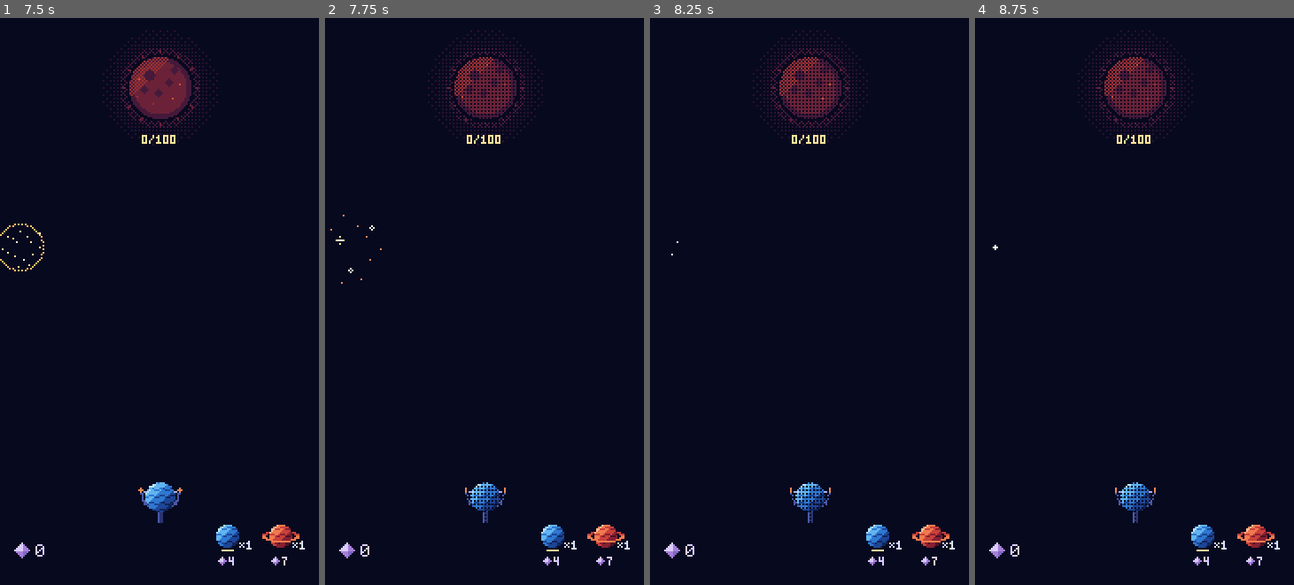
Above: before the commit, frames 1-4 (left to right).
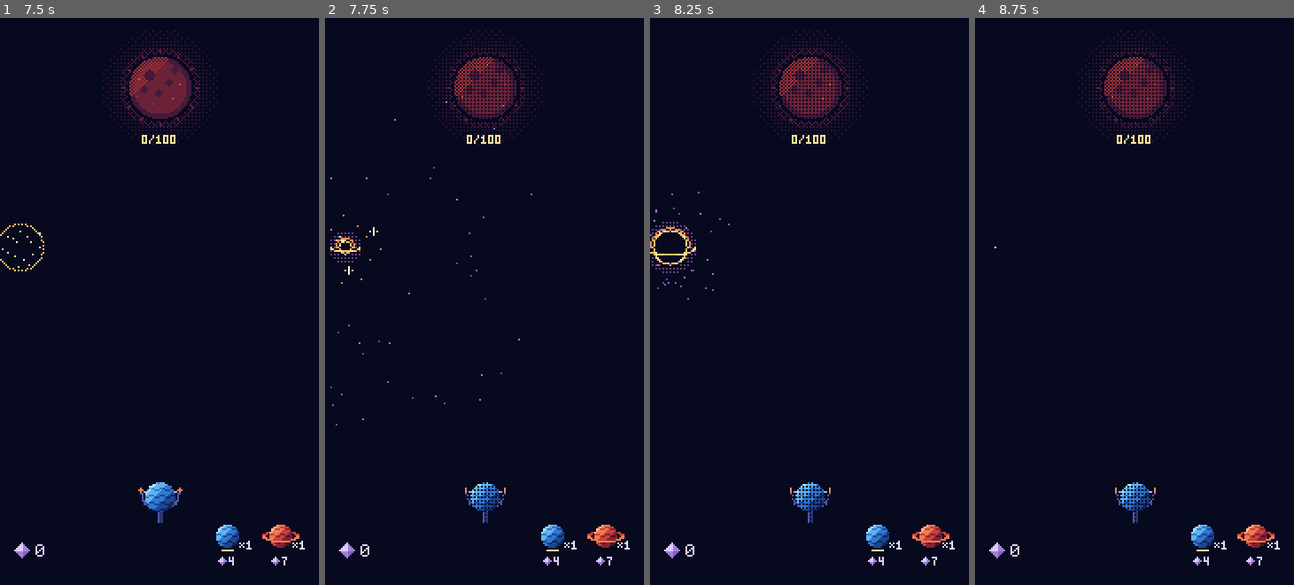
Above: after the commit, the same moments.

Repository: mrafael1/DustInSpace
Game: Godot game, scene res://game/scenes/main.tscn
Same seed, same stepped clock (60 frames per second), same inputs: the game is played once before the commit and once after it.
Inputs (mouse positions are in pixels of both pictures, inside the frame that each line leads up to):
- Up to frame 1 (7.5 s): tap Enter at 0.5, 2, 3.5 s; move the mouse to (229, 273) at 0.52 s; hold Shift 0.53-1.25 s; click (229, 273) at 0.67 s; tap Space at 1.25, 2.75, 4.25 s; drag from (95, 329) to (143, 414) at 1.27 s; move the mouse to (191, 176) at 2.02 s; tap Ctrl at 2.1 s; click (191, 176) at 2.17 s; drag from (143, 414) to (63, 216) at 2.77 s; move the mouse to (255, 386) at 3.52 s; tap B at 3.6 s; click (255, 386) at 3.67 s; drag from (63, 216) to (111, 159) at 4.27 s; move the mouse to (175, 301) at 5.02 s; tap Alt at 5.1 s; click (175, 301) at 5.17 s; drag from (111, 159) to (95, 329) at 5.77 s; move the mouse to (229, 273) at 6.52 s; tap L at 6.6 s; click (229, 273) at 6.67 s; drag from (95, 329) to (143, 414) at 7.27 s
- Up to frame 2 (7.75 s): no input
- Up to frame 3 (8.25 s): move the mouse to (841, 176) at 8.02 s; hold Shift from 8.03 s (still down); click (841, 176) at 8.17 s
- Up to frame 4 (8.75 s): keep holding Shift

Frame 1 is identical in both runs. In frame 2, 0.3% of the frame differs, in the area x 1-65%, y 14-72%; in frame 3, 0.4%, in the area x 0-25%, y 30-50%; in frame 4, less than 0.1%.

Commit message:
feat: the Big Bang collapses into a black hole
A black hole opens at the burst point during the collapse: an N0 disc in
a C2 photon ring with travelling C0 highlights, the accretion disc's far
side lensed into a C3 arc over the top and its near side crossing in
front, in a faint C5 halo. Stars spiral into it instead of sliding in
straight, 60 cool specks of sky dust spiral in with them, and the hole
implodes into the white point before the bang.

Co-Authored-By: Claude Opus 5.5 <noreply@anthropic.com>

Diff:
--- a/game/fx/big_bang.gd
+++ b/game/fx/big_bang.gd
@@ -3,9 +3,13 @@
 ## The Big Bang, played when big_bang_started plays (game-feel skill, "Big Bang script"):
 ## 1. It opens exactly like a normal burst (the launcher's ring, sparks, and the Sky's decoy
 ##    stars flying out) to keep the surprise.
-## 2. At FREEZE_AT the sky darkens and every star is pulled into the burst point (the Sky
-##    collapses them, ease-in over COLLAPSE_TIME).
-## 3. Only a 1-2 px white point pulses for PAUSE_TIME. (Silence: no audio exists yet.)
+## 2. At FREEZE_AT the sky darkens and a black hole opens at the burst point: an N0 disc in a
+##    bright photon ring, the far side of its accretion disc lensed into an arc over the top and
+##    the near side crossing in front (never a ringed planet: that's the red pack). Every star
+##    spirals into it (the Sky collapses them, ease-in over COLLAPSE_TIME) and cool specks of
+##    sky dust spiral in too.
+## 3. The hole implodes into a 1-2 px white point that pulses until the bang. (Silence: no
+##    audio exists yet.)
 ## 4. The bang: a full-screen flash fading in dithered steps, 3 staggered shockwave rings and
 ##    about 200 multi-colour palette pixels; a "BIG BANG" banner with the dust for BANNER_TIME.
 ## 5. The dust streams to the counter (CollectParticles).
@@ -18,6 +22,26 @@
 const FREEZE_AT: float = 0.26
 const COLLAPSE_TIME: float = 0.75
 const PAUSE_TIME: float = 0.5
+## How far stars and specks turn around the hole as they fall in.
+const SWIRL: float = 0.35
+## The black hole: grows to HOLE_RADIUS over the collapse, then implodes at the start of the pause.
+const HOLE_RADIUS: int = 9
+const HOLE_IMPLODE: float = 0.15
+## The accretion disc's near side: a flat ellipse this far past the hole, dashed, crossing in
+## front of it. Its dashes, and the photon ring's highlights, move one step per DISC_SPIN_STEP.
+const DISC_GAP: int = 5
+const DISC_TILT: float = 0.3
+const DISC_DASHES: int = 14
+const DISC_SPIN_STEP: float = 0.05
+## The photon ring's C0 highlights: one in this many steps of the ring.
+const PHOTON_HIGHLIGHT: int = 4
+## A faint C5 halo out to this far past the hole.
+const HOLE_HALO: int = 6
+## Sky dust drawn into the hole while it collapses. Cool colours: it isn't worth anything.
+const SPECKS: int = 60
+const SPECK_REACH_MIN: float = 40.0
+const SPECK_REACH_MAX: float = 140.0
+const SPECK_COLOURS: Array[Color] = [Palette.N6, Palette.N7, Palette.N8]
 const BANG_AT: float = FREEZE_AT + COLLAPSE_TIME + PAUSE_TIME
 const INPUT_BACK_AFTER: float = 1.1
 const BANNER_TIME: float = 2.5
@@ -49,6 +73,9 @@
 var _debris_reach: Array[Vector2] = []
 var _debris_life: Array[float] = []
 var _debris_colour: Array[Color] = []
+## One entry per speck: where it starts, as an offset from the burst point, and its colour.
+var _speck_from: Array[Vector2] = []
+var _speck_colour: Array[Color] = []
 var _rng := RandomNumberGenerator.new()
 var _darken: ImageTexture
 var _flashes: Array[ImageTexture] = []
@@ -82,8 +109,18 @@
 		return
 	if _time >= FREEZE_AT and _time < BANG_AT:
 		draw_texture_rect(_darken, Rect2(Vector2.ZERO, Vector2(SCREEN)), true)
-	if _time >= FREEZE_AT + COLLAPSE_TIME and _time < BANG_AT:
-		for offset: Vector2i in point_pixels(_time - FREEZE_AT - COLLAPSE_TIME):
+	var since_freeze: float = _time - FREEZE_AT
+	if since_freeze >= 0.0 and since_freeze < COLLAPSE_TIME:
+		var k: float = since_freeze / COLLAPSE_TIME
+		for i: int in _speck_from.size():
+			_dot(self, _burst + StarView.collapse_point(Vector2i(_speck_from[i]), Vector2i.ZERO, k, SWIRL), _speck_colour[i])
+	var radius: int = hole_radius(since_freeze)
+	if radius > 0:
+		var dots: Dictionary[Vector2i, Color] = hole_pixels(radius, floori(since_freeze / DISC_SPIN_STEP))
+		for offset: Vector2i in dots:
+			_dot(self, _burst + offset, dots[offset])
+	if since_freeze >= COLLAPSE_TIME + HOLE_IMPLODE and _time < BANG_AT:
+		for offset: Vector2i in point_pixels(since_freeze - COLLAPSE_TIME - HOLE_IMPLODE):
 			_dot(self, _burst + offset, Palette.C0)
 
 
@@ -126,6 +163,53 @@
 	_banner.visible = _time >= BANG_AT and _time < BANG_AT + BANNER_TIME
 	queue_redraw()
 	_front.queue_redraw()
+
+
+## The black hole's radius `t` seconds after the freeze: easing out to HOLE_RADIUS over the
+## collapse, then imploding to nothing over HOLE_IMPLODE. 0 means no hole.
+static func hole_radius(t: float) -> int:
+	if t < 0.0 or t >= COLLAPSE_TIME + HOLE_IMPLODE:
+		return 0
+	if t < COLLAPSE_TIME:
+		var u: float = t / COLLAPSE_TIME
+		return maxi(roundi(HOLE_RADIUS * (1.0 - (1.0 - u) * (1.0 - u))), 1)
+	return maxi(roundi(HOLE_RADIUS * (1.0 - (t - COLLAPSE_TIME) / HOLE_IMPLODE)), 1)
+
+
+## The hole's pixels, back to front: a faint dithered C5 halo, the lensed far side of the
+## accretion disc as a C3 arc over the top, the N0 disc in a C2 photon ring with travelling C0
+## highlights, then the disc's near side crossing in front, dashed C1/C2. `spin` moves the
+## highlights and dashes one step, so it turns without rotating a sprite.
+static func hole_pixels(radius: int, spin: int) -> Dictionary[Vector2i, Color]:
+	var dots: Dictionary[Vector2i, Color] = {}
+	var reach: int = radius + HOLE_HALO
+	for dy: int in range(-reach, reach + 1):
+		for dx: int in range(-reach, reach + 1):
+			var d: float = Vector2(dx, dy).length()
+			if d > radius + 2.5 and d <= reach and StarView.BAYER[posmod(dy, 4) * 4 + posmod(dx, 4)] < 4:
+				dots[Vector2i(dx, dy)] = Palette.C5
+	var arc: int = radius + 2
+	for k: int in ceili(PI * arc) + 1:
+		var angle: float = PI + PI * k / ceili(PI * arc)
+		dots[Vector2i((Vector2.from_angle(angle) * arc).round())] = Palette.C3
+	var ring_steps: int = maxi(ceili(TAU * (radius + 1)), 8)
+	for dy: int in range(-radius - 1, radius + 2):
+		for dx: int in range(-radius - 1, radius + 2):
+			var d: float = Vector2(dx, dy).length()
+			if d <= radius:
+				dots[Vector2i(dx, dy)] = Palette.N0
+			elif d <= radius + 1.0:
+				var step: int = floori(fposmod(atan2(dy, dx), TAU) / TAU * ring_steps)
+				dots[Vector2i(dx, dy)] = Palette.C0 if posmod(step + spin, PHOTON_HIGHLIGHT) == 0 else Palette.C2
+	var band := Vector2(radius + DISC_GAP, (radius + DISC_GAP) * DISC_TILT)
+	var band_steps: int = maxi(ceili(TAU * band.x), 16)
+	for k: int in band_steps:
+		var angle: float = TAU * k / band_steps
+		if sin(angle) < 0.0:
+			continue
+		var dash: int = floori(float(k) / band_steps * DISC_DASHES)
+		dots[Vector2i((Vector2(cos(angle) * band.x, sin(angle) * band.y)).round())] = Palette.C1 if posmod(dash + spin, 2) == 0 else Palette.C2
+	return dots
 
 
 ## The white point `t` seconds into the pause: one pixel, then a small plus, and so on.
@@ -169,8 +253,17 @@
 	_title.text = "BIG BANG"
 	_amount.text = "+%d" % event.args[2]
 	_scatter_debris()
+	_scatter_specks()
 	_sequencer.hold(BANG_AT + INPUT_BACK_AFTER)
 	queue_redraw()
+
+
+func _scatter_specks() -> void:
+	_speck_from.clear()
+	_speck_colour.clear()
+	for i: int in SPECKS:
+		_speck_from.append(Vector2.from_angle(_rng.randf() * TAU) * _rng.randf_range(SPECK_REACH_MIN, SPECK_REACH_MAX))
+		_speck_colour.append(SPECK_COLOURS[_rng.randi() % SPECK_COLOURS.size()])
 
 
 func _scatter_debris() -> void:
--- a/game/scenes/sky.gd
+++ b/game/scenes/sky.gd
@@ -222,7 +222,7 @@
 		view.fly_from(burst, i * BURST_STAGGER)
 		collapsing.append(view)
 	for view: StarView in collapsing:
-		view.collapse_to(burst, BigBangSequence.FREEZE_AT, BigBangSequence.COLLAPSE_TIME)
+		view.collapse_to(burst, BigBangSequence.FREEZE_AT, BigBangSequence.COLLAPSE_TIME, BigBangSequence.SWIRL)
 
 
 ## Stars the launched pack would have opened into, drawn and placed like real ones. Ids are
--- a/game/scenes/star_view.gd
+++ b/game/scenes/star_view.gd
@@ -96,6 +96,8 @@
 var _collapse_point: Vector2i = Vector2i.ZERO
 var _collapse_duration: float = 0.0
 var _collapse_wait: float = -1.0
+## Turns the star swirls around the point while it falls in.
+var _collapse_swirl: float = 0.0
 
 
 func _process(delta: float) -> void:
@@ -142,11 +144,13 @@
 
 
 ## After `delay` seconds (whatever it is doing then, even mid-flight), is pulled into `point`
-## with an ease-in over `duration`, then frees itself. The Big Bang's collapse.
-func collapse_to(point: Vector2i, delay: float, duration: float) -> void:
+## with an ease-in over `duration`, spiralling `swirl` turns on the way, then frees itself.
+## The Big Bang's collapse.
+func collapse_to(point: Vector2i, delay: float, duration: float, swirl: float = 0.0) -> void:
 	selected = false
 	_collapse_point = point
 	_collapse_duration = duration
+	_collapse_swirl = swirl
 	_collapse_wait = -1.0
 	if delay > 0.0:
 		_collapse_wait = delay
@@ -179,7 +183,7 @@
 				return
 		State.COLLAPSING:
 			var k: float = minf(_time / _collapse_duration, 1.0)
-			position = Vector2(Vector2(_from).lerp(Vector2(_collapse_point), k * k).round())
+			position = Vector2(collapse_point(_from, _collapse_point, k, _collapse_swirl))
 			if k >= 1.0:
 				dissolved.emit(self)
 				queue_free()
@@ -227,6 +231,15 @@
 	return (SHAPES[star_size] as Array).size() >> 1
 
 
+## Where a collapsing star is at progress `k` (0-1): its distance to `point` shrinks with an
+## ease-in while it turns `swirl` turns around it, on whole pixels.
+static func collapse_point(from: Vector2i, point: Vector2i, k: float, swirl: float) -> Vector2i:
+	var eased: float = clampf(k, 0.0, 1.0)
+	eased *= eased
+	var offset := Vector2(from - point).rotated(TAU * swirl * eased) * (1.0 - eased)
+	return point + Vector2i(offset.round())
+
+
 static func _ease_out_back(k: float) -> float:
 	var t: float = k - 1.0
 	return 1.0 + (EASE_BACK + 1.0) * t * t * t + EASE_BACK * t * t
--- a/tests/test_big_bang.gd
+++ b/tests/test_big_bang.gd
@@ -74,6 +74,43 @@
 	assert_eq(BigBangSequence.point_pixels(2 * BigBangSequence.POINT_PULSE).size(), 1)
 
 
+func test_a_black_hole_opens_during_the_collapse_then_implodes_into_the_point() -> void:
+	assert_eq(BigBangSequence.hole_radius(-0.01), 0, "no hole before the freeze")
+	assert_gt(BigBangSequence.hole_radius(0.0), 0, "it opens at the freeze")
+	assert_lt(BigBangSequence.hole_radius(BigBangSequence.COLLAPSE_TIME * 0.2), BigBangSequence.hole_radius(BigBangSequence.COLLAPSE_TIME * 0.9), "it grows")
+	assert_eq(BigBangSequence.hole_radius(BigBangSequence.COLLAPSE_TIME - 0.001), BigBangSequence.HOLE_RADIUS)
+	assert_lt(BigBangSequence.hole_radius(BigBangSequence.COLLAPSE_TIME + BigBangSequence.HOLE_IMPLODE * 0.7), BigBangSequence.HOLE_RADIUS, "then implodes")
+	assert_eq(BigBangSequence.hole_radius(BigBangSequence.COLLAPSE_TIME + BigBangSequence.HOLE_IMPLODE), 0, "leaving the white point")
+	assert_lt(BigBangSequence.COLLAPSE_TIME + BigBangSequence.HOLE_IMPLODE, BigBangSequence.COLLAPSE_TIME + BigBangSequence.PAUSE_TIME, "inside the pause")
+
+
+func test_the_hole_is_black_in_a_photon_ring_with_a_lensed_arc_and_a_front_band() -> void:
+	var r: int = BigBangSequence.HOLE_RADIUS
+	var a: Dictionary[Vector2i, Color] = BigBangSequence.hole_pixels(r, 0)
+	var b: Dictionary[Vector2i, Color] = BigBangSequence.hole_pixels(r, 1)
+	assert_eq(a[Vector2i(0, -r + 1)], Palette.N0, "a black disc")
+	assert_true(a[Vector2i(-(r + 1), 0)] in [Palette.C0, Palette.C2], "in a bright photon ring")
+	assert_eq(a[Vector2i(0, -(r + 2))], Palette.C3, "the far side lensed over the top: not a ringed planet")
+	var band_y: int = roundi((r + BigBangSequence.DISC_GAP) * BigBangSequence.DISC_TILT)
+	assert_true(a[Vector2i(0, band_y)] in [Palette.C1, Palette.C2], "the near side crosses in front of the hole")
+	assert_ne(a, b, "highlights and dashes move each spin step")
+	for colour: Color in a.values():
+		assert_true(colour in [Palette.N0, Palette.C0, Palette.C1, Palette.C2, Palette.C3, Palette.C5], colour.to_html(false))
+	var reach: float = a.keys().map(func(o: Vector2i) -> float: return Vector2(o).length()).max()
+	assert_lte(reach, r + BigBangSequence.HOLE_HALO + 0.5)
+
+
+func test_stars_and_specks_spiral_into_the_hole() -> void:
+	var from := Vector2i(60, 0)
+	var half: Vector2i = StarView.collapse_point(from, Vector2i.ZERO, 0.5, BigBangSequence.SWIRL)
+	assert_lt(Vector2(half).length(), 60.0, "closer")
+	assert_ne(half.y, 0, "and turned: a spiral, not a straight line")
+	assert_eq(StarView.collapse_point(from, Vector2i.ZERO, 1.0, BigBangSequence.SWIRL), Vector2i.ZERO, "into the hole")
+	assert_eq(StarView.collapse_point(from, Vector2i.ZERO, 0.0, BigBangSequence.SWIRL), from)
+	for colour: Color in BigBangSequence.SPECK_COLOURS:
+		assert_true(colour in [Palette.N6, Palette.N7, Palette.N8], "cool: sky dust isn't worth anything")
+
+
 func test_a_shockwave_ring_grows_and_cools() -> void:
 	assert_true(BigBangSequence.ring_pixels(-0.1).is_empty(), "a staggered ring waits")
 	assert_true(BigBangSequence.ring_pixels(1.0).is_empty())
